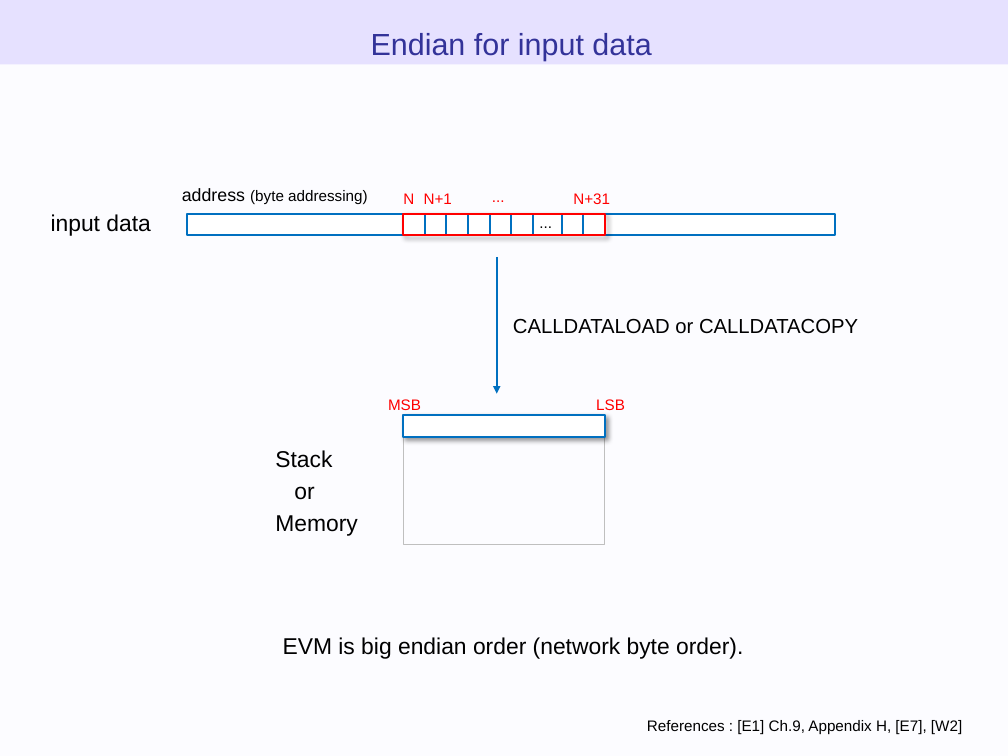
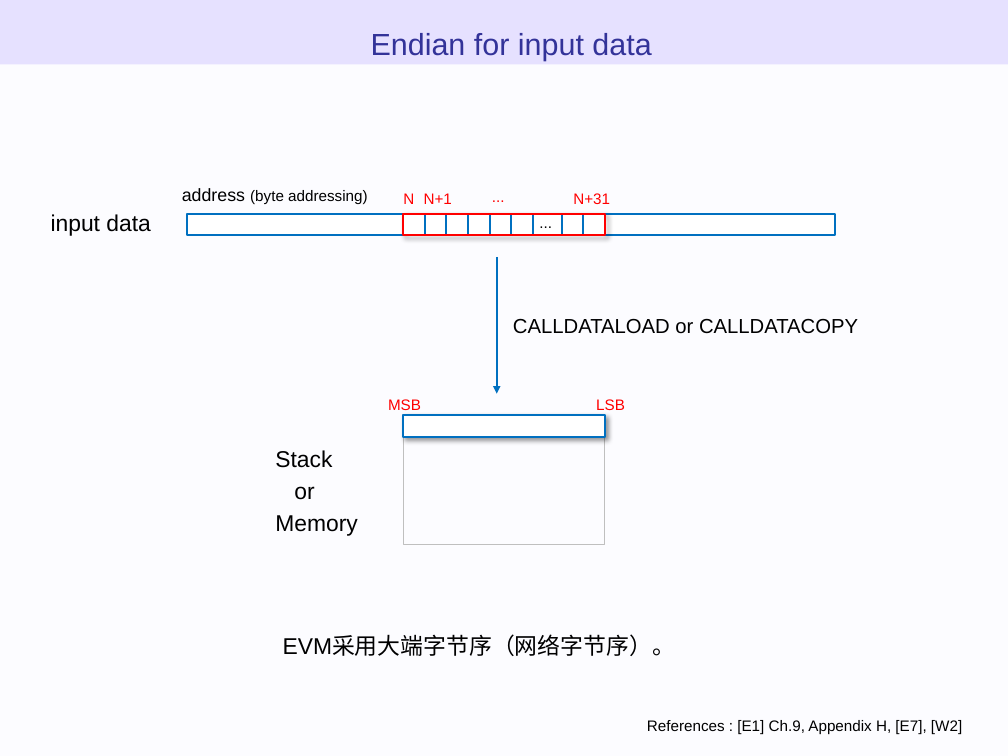
Before and after one commit to WTNO/Evm_Js_Learning, a slide deck: slide 70 of ethereum_evm_illustrated - 翻译.pptx. Drawn at 1008x756 pixels with LibreOffice and Linux fonts; fonts in the diff are those of the drawing. Boxes give left, top, right and bottom in pixels: in the first picture for what was removed or moved away, otherwise in the second. Text is boxed around its words. In the diff, an @@ line names an element or a change of style, - is before the commit and + after.

```diff
--- a/ethereum_evm_illustrated - 翻译.pptx
+++ b/ethereum_evm_illustrated - 翻译.pptx
@@ text at <box>283,636,675,656</box>: text changed @@
-EVM is big endian order (network byte order).
+EVM采用大端字节序（网络字节序）。
```
Also in this commit, not shown: 8 other slides changed.
